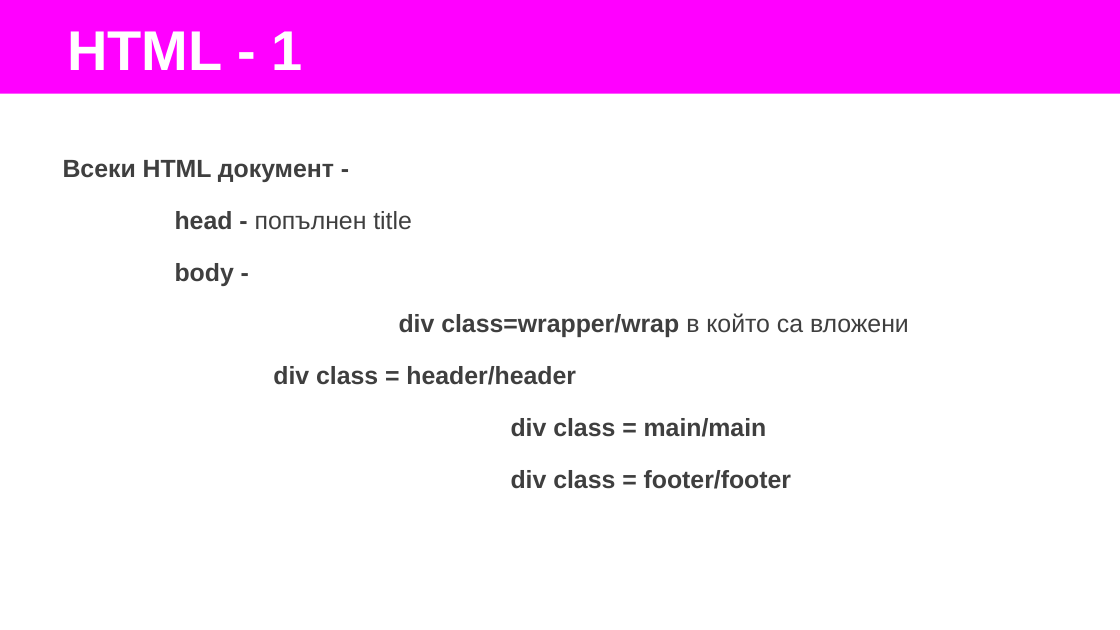
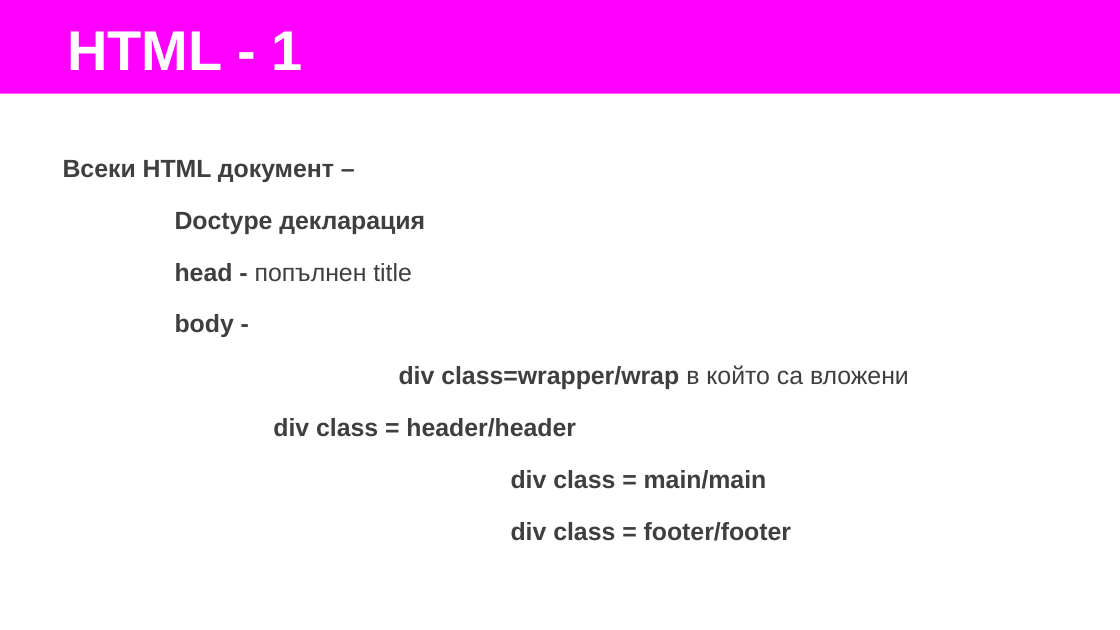
Before and after one commit to miletomova/VSO-PHP-WEB-2018, a slide deck: slide 4 of 01_PHP_1/04_html_css/slides/HTML_CSS_summary.pptx. Drawn at 1120x630 pixels with LibreOffice and Linux fonts; fonts in the diff are those of the drawing. Boxes give left, top, right and bottom in pixels: in the first picture for what was removed or moved away, otherwise in the second. Text is boxed around its words. In the diff, an @@ line names an element or a change of style, - is before the commit and + after.

```diff
--- a/01_PHP_1/04_html_css/slides/HTML_CSS_summary.pptx
+++ b/01_PHP_1/04_html_css/slides/HTML_CSS_summary.pptx
@@ text at box(63, 160, 425, 234): text changed @@
-Всеки HTML документ -
+Всеки HTML документ –
+Doctype декларация
```
Also in this commit, not shown: 1 other file.
